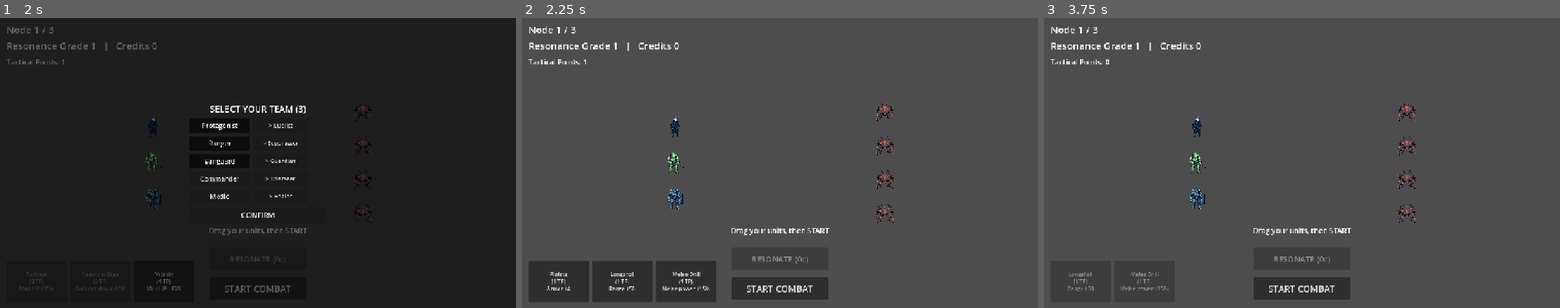
Above: before the commit, frames 1-3 (left to right).
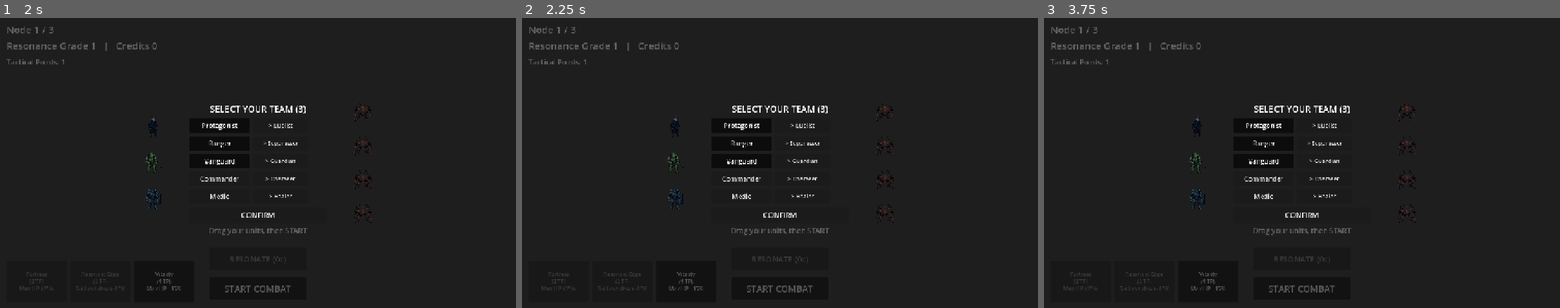
Above: after the commit, the same moments.

Repository: Hwari2929/PROTOCOL-ERRANTEs
Game: Godot game, scene res://scenes/main.tscn
Two runs of this game, one before a commit and one after it. Both use one fixed random seed, a clock stepped at 60 frames per second and the inputs below.
Inputs (mouse positions are in pixels of both pictures, inside the frame that each line leads up to):
- Up to frame 1 (2 s): click "START COMBAT" at 0.5 s; click "START COMBAT" at 1.25 s
- Up to frame 2 (2.25 s): click "CONFIRM" at 2 s
- Up to frame 3 (3.75 s): click (1302, 215) at 2.75 s, where only the run after the commit has a clickable "CONFIRM"; click "Plating (1 TP) Armor +4" (after the commit: "Vitality (1 TP) Max HP +15%") at 3.5 s

Frame 1 is identical in both runs. In frame 2, 97% of the frame differs, in the area x 0-100%, y 0-100%; in frame 3, 100%.

Commit message:
scaffold(title): TitleOverlay node + stub (cycle Q)
Co-Authored-By: Claude Opus 4.8 <noreply@anthropic.com>

Diff:
--- a/scenes/main.tscn
+++ b/scenes/main.tscn
@@ -9,6 +9,7 @@
 [ext_resource type="Script" path="res://scripts/ui/team_select.gd" id="7_tsel"]
 [ext_resource type="Script" path="res://scripts/battle/tactical_deck.gd" id="8_deck"]
 [ext_resource type="Script" path="res://scripts/ui/card_bar.gd" id="9_card"]
+[ext_resource type="Script" path="res://scripts/ui/title_overlay.gd" id="10_title"]
 
 [node name="Main" type="Node2D"]
 
@@ -58,3 +59,10 @@
 anchor_right = 1.0
 anchor_bottom = 1.0
 script = ExtResource("7_tsel")
+
+[node name="TitleOverlay" type="Control" parent="UI"]
+layout_mode = 3
+anchors_preset = 15
+anchor_right = 1.0
+anchor_bottom = 1.0
+script = ExtResource("10_title")
--- /dev/null
+++ b/scripts/ui/title_overlay.gd
@@ -0,0 +1,3 @@
+extends Control
+## 타이틀 오버레이 — SCAFFOLD STUB. TQ1 implements.
+## Shows the game title + START over everything; hides on START to reveal team select.
Not shown: 1 places in scenes/main.tscn that only renumber resources
Not shown, added: scripts/ui/title_overlay.gd.uid
